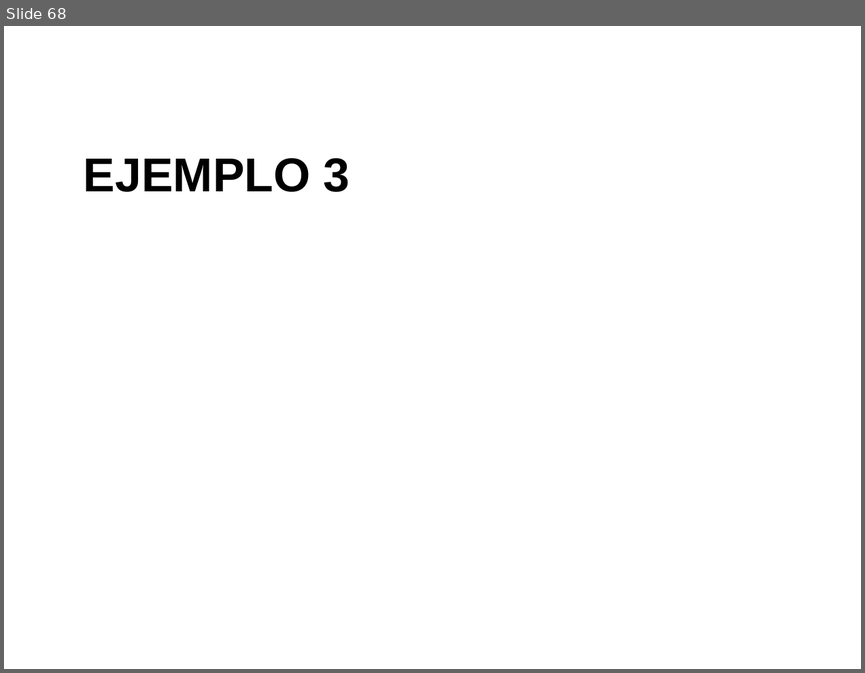
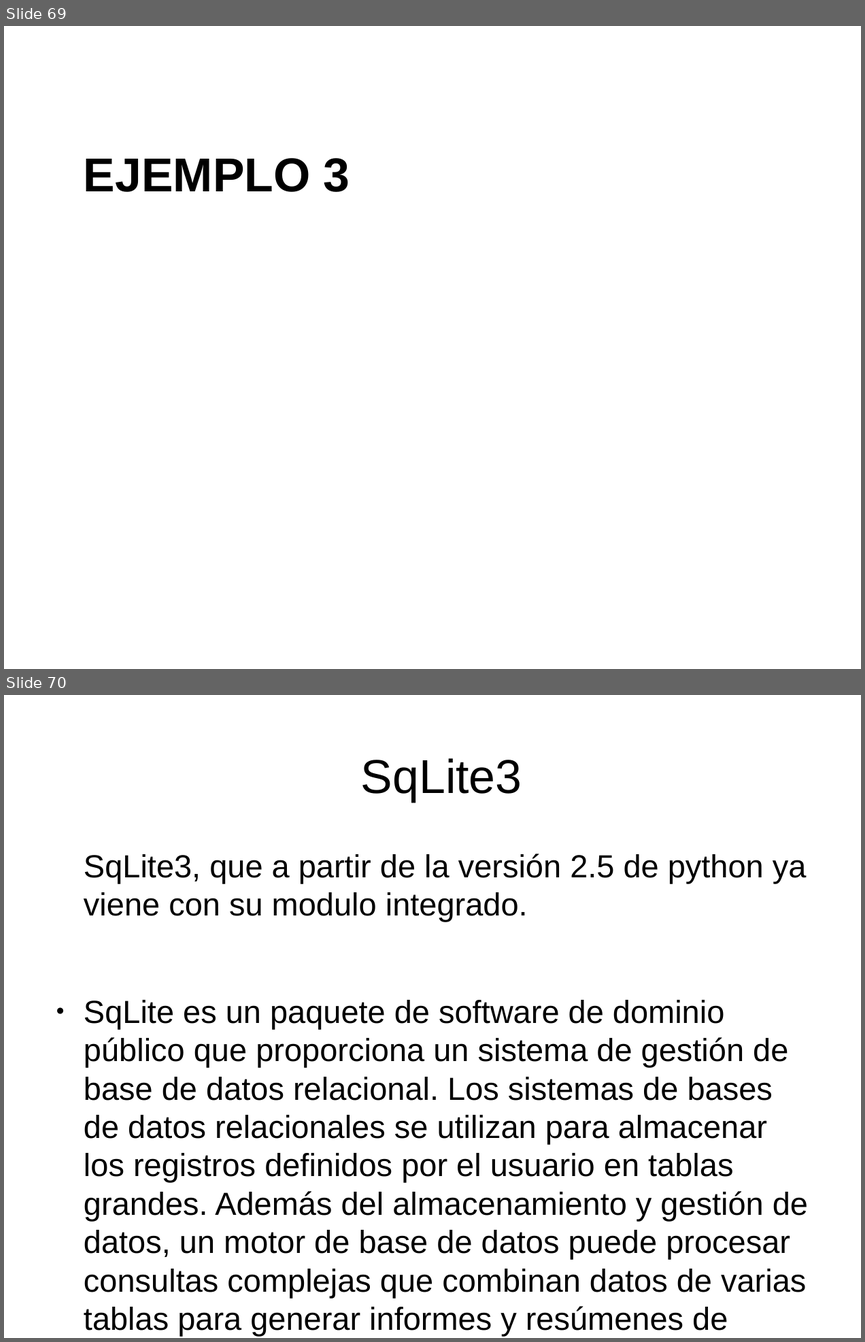
Before and after one commit to javacasm/CursoPythonCompleto, a slide deck: Base_de_Datos/BaseDeDatosPython.odp. Shown one above the other, each under a label of ours: slide 68 before the commit, slides 69 and 70 after it. The pictures are 865x673 and 865x1342 pixels, drawn with LibreOffice and Linux fonts; fonts in the diff are those of the drawing. Boxes give left, top, right and bottom in pixels: in the first picture for what was removed or moved away, otherwise in the second. Text is boxed around its words. In the diff, an @@ line names an element or a change of style, - is before the commit and + after.

```diff
--- a/Base_de_Datos/BaseDeDatosPython.odp
+++ b/Base_de_Datos/BaseDeDatosPython.odp
@@ slide 70 added at bbox=[4, 695, 861, 1338], background #FFFFFF @@
@@ title added at bbox=[361, 758, 522, 802], 44 pt, text #000000 @@
+SqLite3
@@ text added at bbox=[84, 853, 808, 1297], 29.6 pt, text #000000 @@
+SqLite3, que a partir de la versión 2.5 de python ya viene con su modulo integrado.
+● SqLite es un paquete de software de dominio público que proporciona un sistema de gestión de base de datos relacional. Los sistemas de bases de datos relacionales se utilizan para almacenar los registros definidos por el usuario en tablas grandes. Además del almacenamiento y gestión de datos, un motor de base de datos puede procesar consultas complejas que combinan datos de varias tablas para generar informes y resúmenes de datos.
@@ what was slide 68 is now slide 69 @@
```
Also in this commit, not shown: 4 slides changed, 11 other slides added, 5 other files.
